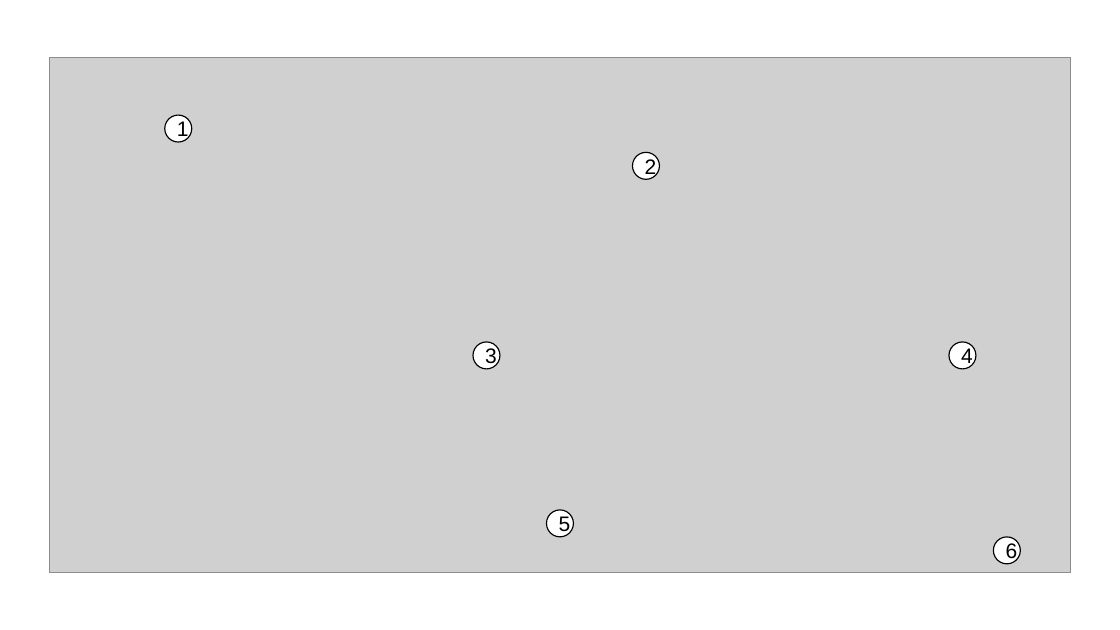
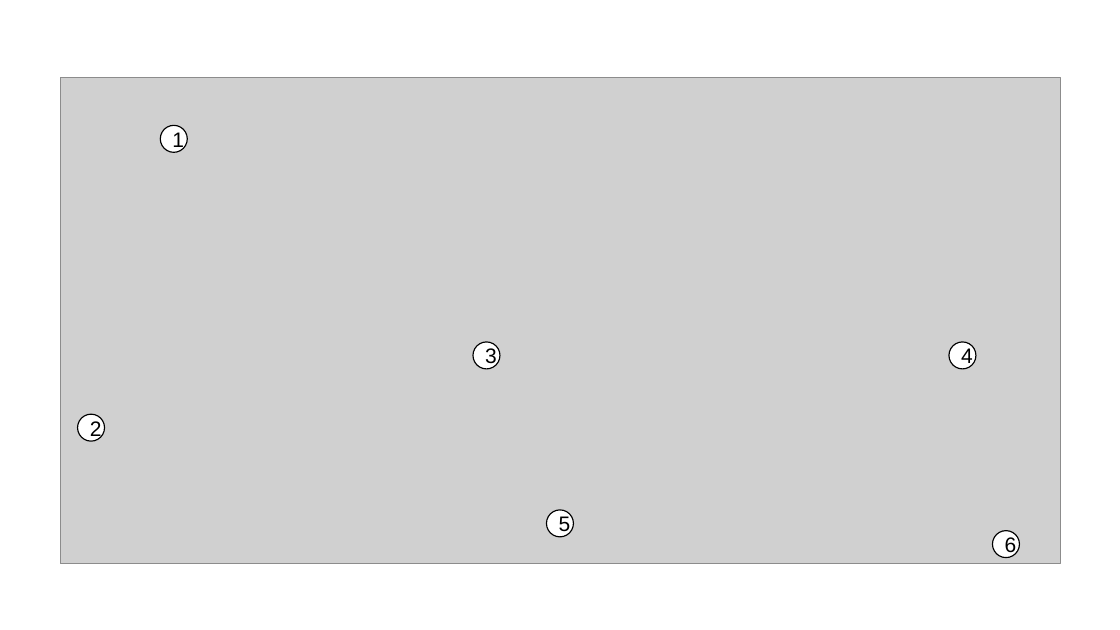
Before and after one commit to earnestt1234/FED3_Viz, a slide deck: slide 1 of img/manual/manual image edits.pptx. Drawn at 1120x630 pixels with LibreOffice and Linux fonts; fonts in the diff are those of the drawing; grey boxes stand for pictures. Boxes give left, top, right and bottom in pixels: in the first picture for what was removed or moved away, otherwise in the second. Text is boxed around its words. In the diff, an @@ line names an element or a change of style, - is before the commit and + after.

```diff
--- a/img/manual/manual image edits.pptx
+++ b/img/manual/manual image edits.pptx
@@ picture: place and size @@
-picture at (50, 57, 1071, 573)
+picture at (60, 77, 1060, 564)
@@ ellipse "1": place and size @@
-ellipse "1" at (165, 115, 192, 142)
+ellipse "1" at (160, 125, 187, 152)
@@ ellipse "2": place and size @@
-ellipse "2" at (633, 152, 660, 179)
+ellipse "2" at (77, 414, 104, 441)
@@ ellipse "6": place and size @@
-ellipse "6" at (994, 537, 1021, 564)
+ellipse "6" at (993, 531, 1020, 558)
```
Also in this commit, not shown: 13 other files.
